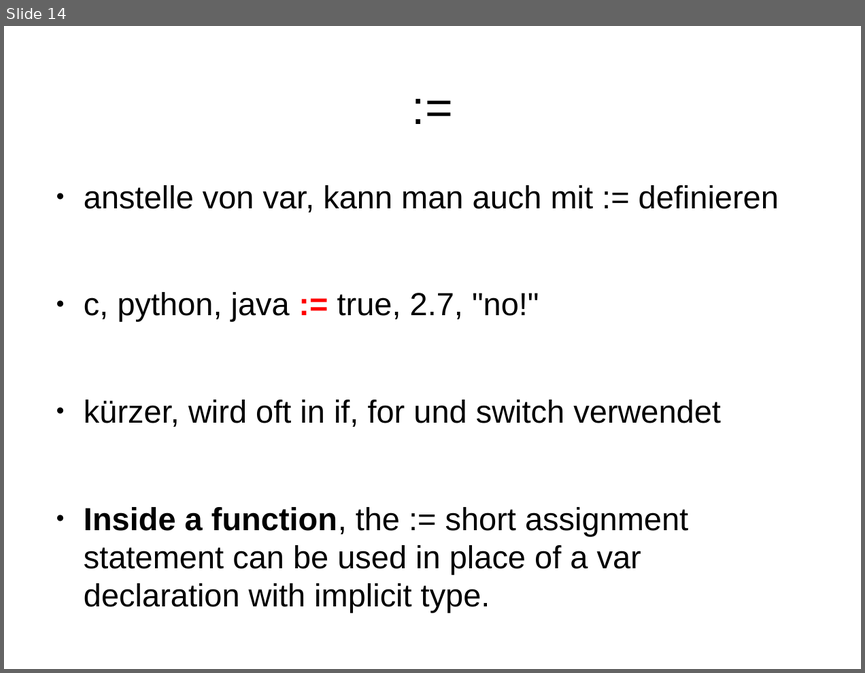
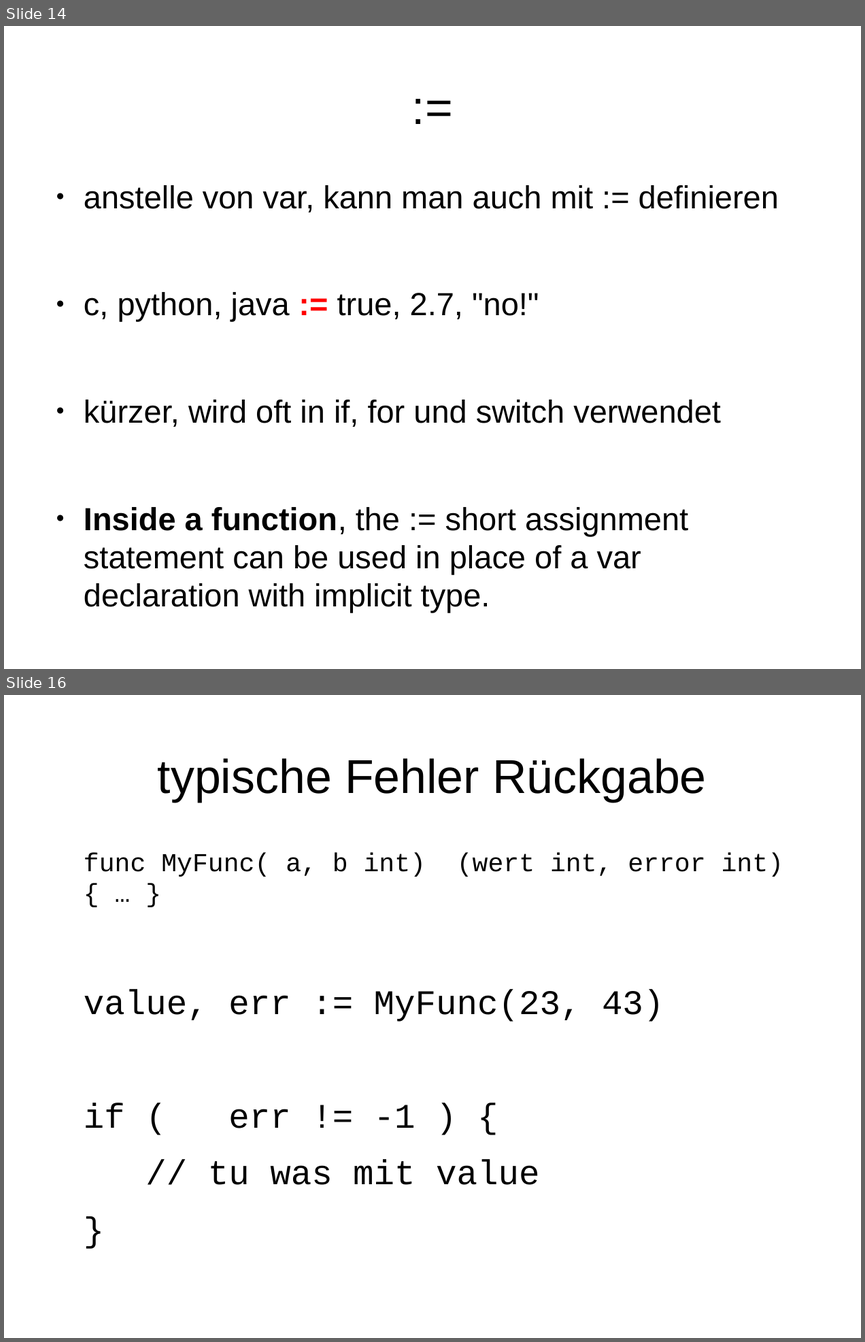
Before and after one commit to rayank77b/smallStuffs, a slide deck: programmierung/vortrag/golang.odp. Shown one above the other, each under a label of ours: slide 14 before the commit, slides 14 and 16 after it; the slides between them are not shown. The pictures are 865x673 and 865x1342 pixels, drawn with LibreOffice and Linux fonts; fonts in the diff are those of the drawing. Boxes give left, top, right and bottom in pixels: in the first picture for what was removed or moved away, otherwise in the second. Text is boxed around its words. In the diff, an @@ line names an element or a change of style, - is before the commit and + after.

```diff
--- a/programmierung/vortrag/golang.odp
+++ b/programmierung/vortrag/golang.odp
@@ slide 16 added at [4, 695, 861, 1338], background #FFFFFF @@
@@ title added at [158, 758, 706, 802], 44 pt, text #000000 @@
+typische Fehler Rückgabe
@@ text added at [84, 853, 783, 1185], 32 pt, text #000000 @@
+func MyFunc( a, b int) (wert int, error int) { … }
+value, err := MyFunc(23, 43)
+if ( err != -1 ) {
+// tu was mit value
+}
```
Also in this commit, not shown: 5 other slides added, 4 slides removed.
